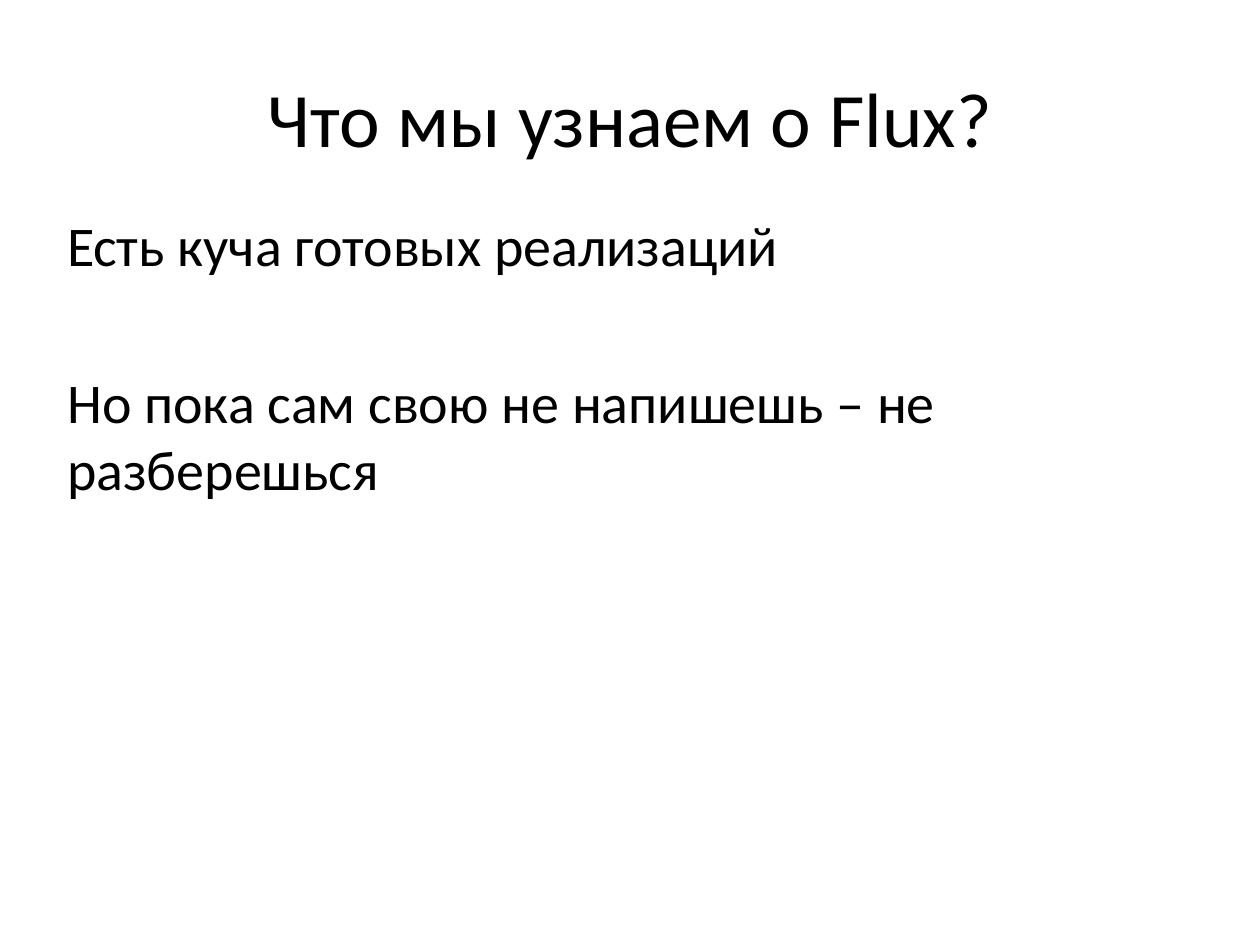
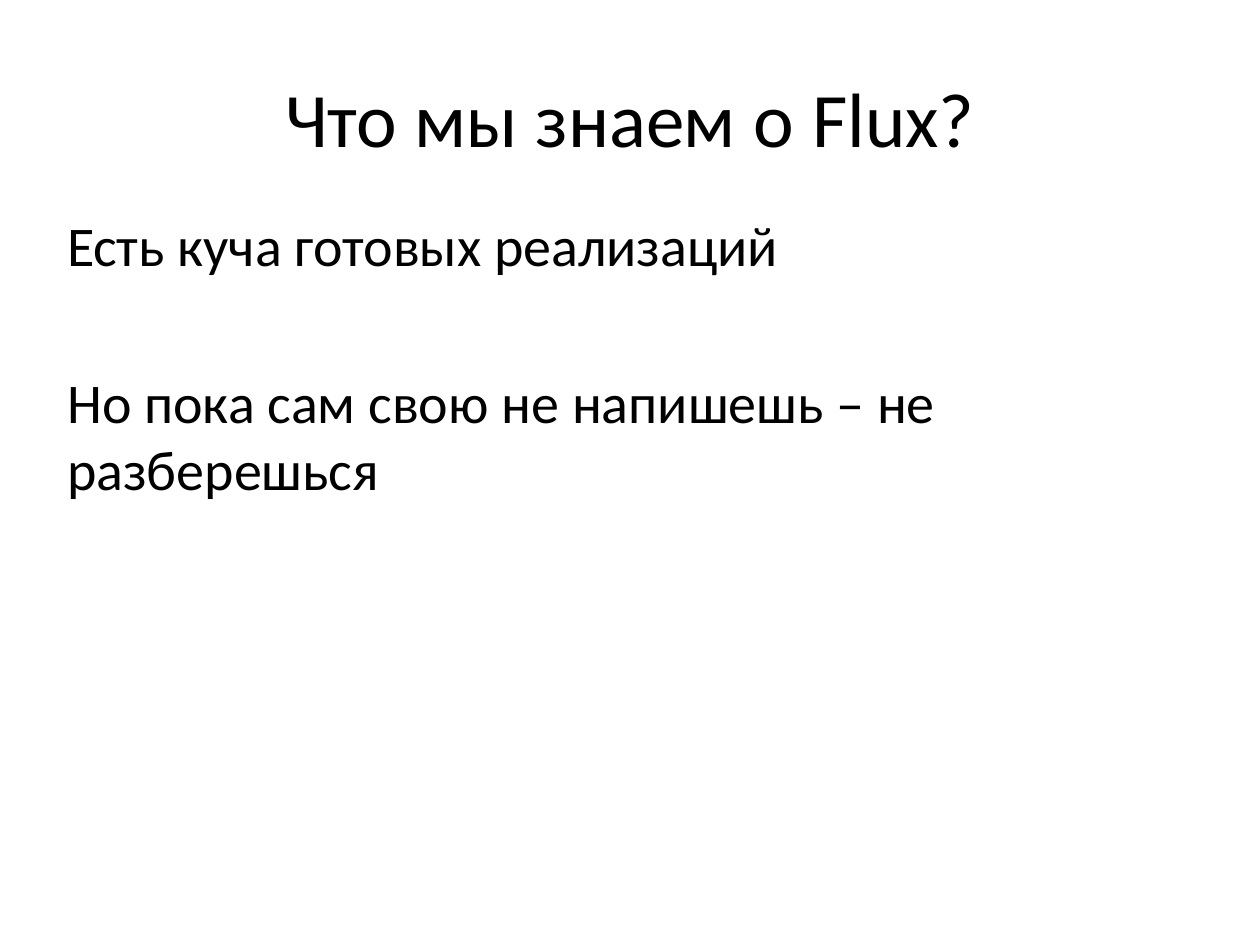
Before and after one commit to nickolaysm/flux_its_easy, a slide deck: slide 16 of pptx/Flux.pptx. Drawn at 1260x945 pixels with LibreOffice and Linux fonts; fonts in the diff are those of the drawing. Boxes give left, top, right and bottom in pixels: in the first picture for what was removed or moved away, otherwise in the second. Text is boxed around its words. In the diff, an @@ line names an element or a change of style, - is before the commit and + after.

Commit message:
Отредактированная pptx презентация по flux

```diff
--- a/pptx/Flux.pptx
+++ b/pptx/Flux.pptx
@@ title at bbox=[285, 93, 974, 148]: text changed @@
-Что мы узнаем о Flux?
+Что мы знаем о Flux?
```
Also in this commit, not shown: 17 other slides changed, 4 slides added, 1 slide removed.
